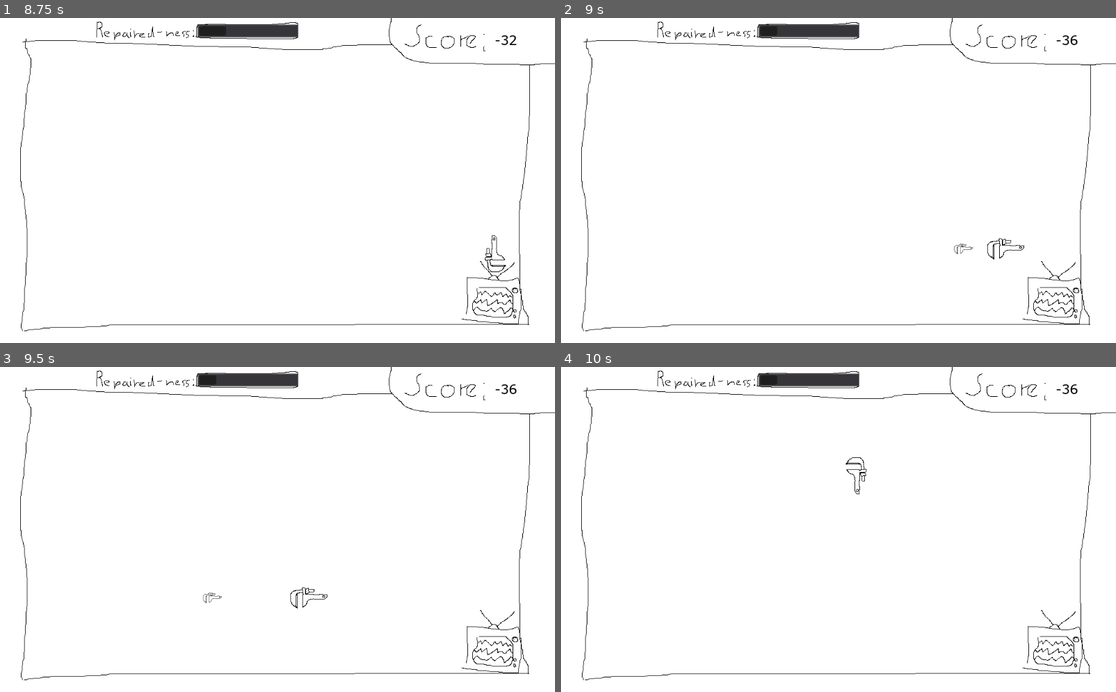
Above: before the commit, frames 1-4 (two rows, left to right).
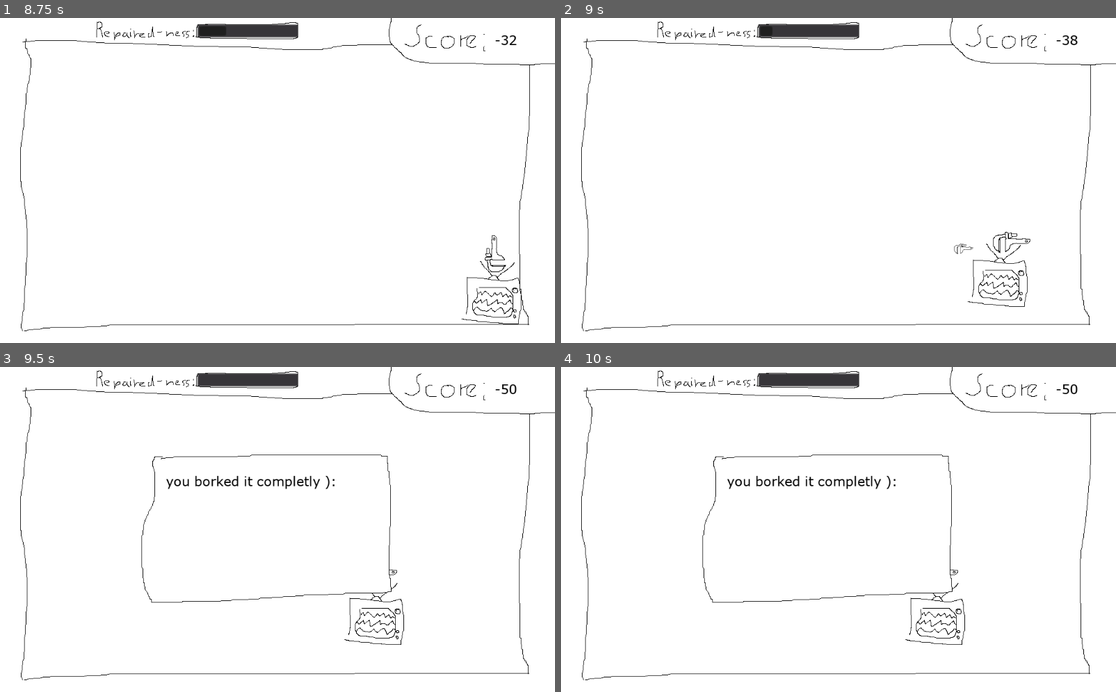
Above: after the commit, the same moments.

Repository: montinevra/repair_anything
Game: Godot game, scene res://scenes/Main.tscn
Same seed, same stepped clock (60 frames per second), same inputs: the game is played once before the commit and once after it.
Inputs:
- Up to frame 1 (8.75 s): tap Enter (ui_accept) at 0.5, 0.6, 0.77, 1.07, 1.52, 1.55, 1.82, 2.1, 3.02, 3.05, 3.32, 3.5, 3.6, 3.77, 4.07, 4.52, 4.55, 4.82, 5.1, 6.02, 6.05, 6.32, 6.6, 6.77, 7.07, 7.52, 7.55, 7.82, 8.1 s; hold Up (move_up) 0.53-2.03 s; tap Space (shoot) every 1.5 s from 1.35 to 7.35 s; hold Left (move_left) 2.03-3.53 s; hold Down (move_down) 3.53-4.28 s; hold Right (move_right) 4.28-5.03 s; hold Up (move_up) 5.03-5.78 s; hold Right (move_right) 5.78-8.03 s; hold Down (move_down) from 8.03 s (still down)
- Up to frame 2 (9 s): release Down (move_down) at 8.78 s; hold Left (move_left) from 8.78 s (still down); tap Space (shoot) at 8.85 s
- Up to frame 3 (9.5 s): keep holding Left (move_left); tap Enter (ui_accept) at 9.02, 9.05, 9.32 s
- Up to frame 4 (10 s): release Left (move_left) at 9.53 s; hold Up (move_up) from 9.53 s (still down); tap Enter (ui_accept) at 9.6, 9.77 s

Frame 1 is identical in both runs. In frame 2, 0.9% of the frame differs, in the area x 38-94%, y 2-95%; in frame 3, 1.7%, in the area x 25-94%, y 2-95%; in frame 4, 1.7%.

Commit message:
move scene switching code

Diff:
--- a/scripts/Main.gd
+++ b/scripts/Main.gd
@@ -21,17 +21,13 @@
 #	_pick_random_repairable()
 	m_inst_store_back.connect("sig_go_front", self, "_go_front")
 	m_inst_store_front.connect("sig_job_accepted", self, "_go_back")
+	m_player.connect("sig_shot_fired", self, "_on_shot_fired")
+	m_player.connect("sig_hit_enemy", self, "add_score", [-2])
 	add_child(m_inst_store_front)
 
 
 func _process(t_delta):
-	match m_room:
-		STORE_BACK:
-			if !m_inst_store_back.is_repairing():
-				m_room = STORE_FRONT
-				m_inst_store_front.connect("sig_job_accepted", self, "_go_back")
-				add_child(m_inst_store_front)
-				remove_child(m_inst_store_back)
+	pass
 
 
 func _set_score(t_score):
@@ -49,16 +45,16 @@
 
 func _go_back():
 	m_room = STORE_BACK
-	m_player.connect("sig_hit_enemy", self, "add_score", [-2])
 	add_child(m_inst_store_back)
-	m_player.connect("sig_shot_fired", self, "_on_shot_fired")
 	m_inst_store_front.disconnect("sig_job_accepted", self, "_go_back")
 	remove_child(m_inst_store_front)
 
 
 func _go_front():
-#	m_inst_store_back.queue_free()
-#	m_room = STORE_FRONT
+	m_room = STORE_FRONT
+	m_inst_store_front.connect("sig_job_accepted", self, "_go_back")
+	add_child(m_inst_store_front)
+	remove_child(m_inst_store_back)
 	pass
 
 
--- a/scripts/StoreBack.gd
+++ b/scripts/StoreBack.gd
@@ -39,6 +39,7 @@
 #		m_is_repairing = false
 	if m_state == FINISHED and Input.is_action_just_pressed("ui_accept"):
 		m_is_repairing = false
+		go_front()
 
 
 func _update_healthbar(t_health):
